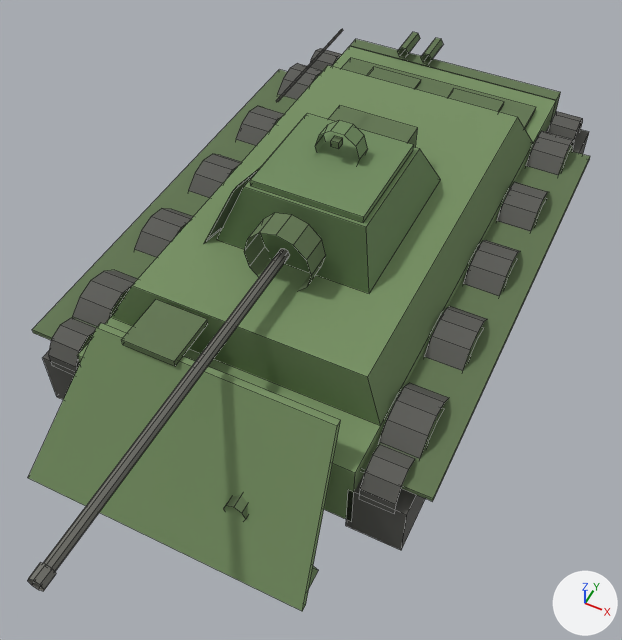
What one commit did to the OBJ model public/models/t34/t34.obj.
Rendered twice from a camera (50 mm lens) standing at (2.57, -6.04, 6.83) and looking at (0.18, -1.27, 0.86). The axes (+X, +Y, +Z) are drawn at lower right. The lights are the same throughout. The picture after the commit comes second. Mesh edges are drawn as thin lines. Where no turn or scale is listed for an object, it has been applied to the vertices. Vertices at exactly the same position are counted once.

The first picture shows 't34'.
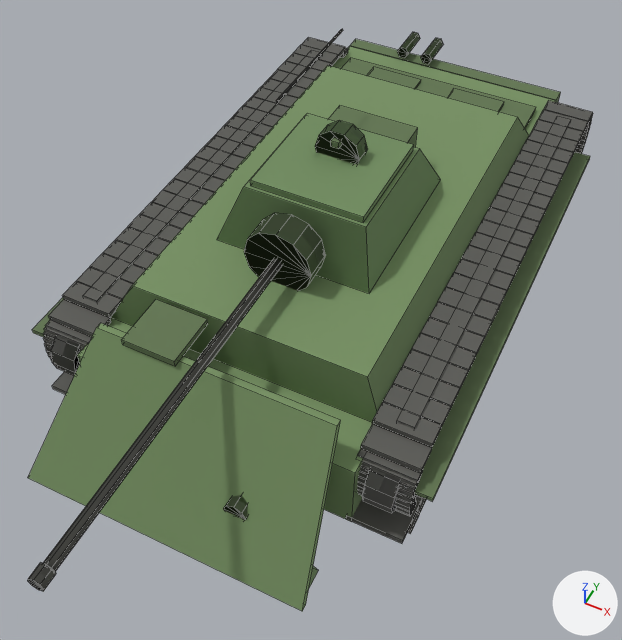
Boxes [x1, y1, x2, y2] around the edits, measured in the pictures (622 x 640 px):
't34', reshaped
    before: [27, 29, 590, 611]
    after: [27, 29, 593, 611]
part 1 of me_t34, added
    after: [52, 371, 74, 395]
part 2 of me_t34, rebuilt (not visible afterwards)
    before: [236, 106, 284, 146]
part 3 of me_t34, rebuilt (not visible afterwards)
    before: [135, 209, 193, 258]
part 4 of me_t34, rebuilt (not visible afterwards)
    before: [278, 63, 323, 100]
part 5 of me_t34, rebuilt (not visible afterwards)
    before: [188, 154, 241, 198]
part 6 of me_t34, rebuilt (not visible afterwards)
    before: [72, 270, 137, 327]
part 7 of me_t34, rebuilt (not visible afterwards)
    before: [310, 48, 342, 70]
part 8 of me_t34, rebuilt
    before: [48, 318, 96, 375]
    after: [51, 336, 80, 376]
part 9 of me_t34, built on
    before: [346, 112, 589, 550]
    after: [346, 100, 593, 544]
part 10 of me_t34, built on (mostly hidden before)
    before: [43, 75, 318, 400]
    after: [43, 37, 348, 354]

Diff of the bpy script that builds the scene:
```diff
--- a/public/models/t34/t34.obj.py
+++ b/public/models/t34/t34.obj.py
@@ mat_wheel_rubber @@
+mat_wheel_rubber = principled_material('wheel_rubber')
+mat_wheel_rubber.base_color = (0.08, 0.08, 0.07)  # dark grey #50504b
+mat_wheel_rubber.roughness = 0.878
@@ me_t34 @@
 # used by ob_t34; location = (0.0, 0.0, 0.0)
-me_t34.from_pydata(...)  # 1104 vertices, 596 faces; spans x -1.9..1.9, y -4.71..3.15, z 0.04..2.6
+me_t34.from_pydata(...)  # 2344 vertices, 2346 faces; spans x -1.9..1.9, y -4.71..3.15, z 0.04..2.6
+# me_t34 part 1: a new loose piece, a box spanning x -1.75..-1.25, y -2.757..-2.329, z 0.42..0.47, in mat_track_metal (dark grey #595955)
+# me_t34 part 2: the loose piece of 28 vertices spanning x -1.67..-1.33, y 0.51..1.33, z 0.38..1.22 is rebuilt with 32 vertices and now spans x -1.65..-1.35, y 0.5..1.34, z 0.38..1.22, in mat_wheel_rubber (dark grey #50504b)
+# me_t34 part 3: the loose piece of 28 vertices spanning x -1.67..-1.33, y -1.45..-0.63, z 0.38..1.22 is rebuilt with 32 vertices and now spans x -1.65..-1.35, y -1.46..-0.62, z 0.38..1.22, in mat_wheel_rubber (dark grey #50504b)
+# me_t34 part 4: the loose piece of 28 vertices spanning x -1.67..-1.33, y 1.49..2.31, z 0.38..1.22 is rebuilt with 32 vertices and now spans x -1.65..-1.35, y 1.48..2.32, z 0.38..1.22, in mat_wheel_rubber (dark grey #50504b)
+# me_t34 part 5: the loose piece of 28 vertices spanning x -1.67..-1.33, y -0.47..0.35, z 0.38..1.22 is rebuilt with 32 vertices and now spans x -1.65..-1.35, y -0.48..0.36, z 0.38..1.22, in mat_wheel_rubber (dark grey #50504b)
+# me_t34 part 6: the loose piece of 28 vertices spanning x -1.67..-1.33, y -2.43..-1.61, z 0.38..1.22 is rebuilt with 32 vertices and now spans x -1.65..-1.35, y -2.44..-1.6, z 0.38..1.22, in mat_wheel_rubber (dark grey #50504b)
+# me_t34 part 7: the loose piece of 20 vertices spanning x -1.65..-1.35, y 2.32..2.74, z 0.68..1.12 is rebuilt with 24 vertices and now spans x -1.62..-1.38, y 2.31..2.75, z 0.68..1.12
+# me_t34 part 8: the loose piece of 20 vertices spanning x -1.65..-1.35, y -2.76..-2.3, z 0.66..1.14 is rebuilt with 24 vertices and now spans x -1.62..-1.38, y -2.77..-2.29, z 0.66..1.14
+# me_t34 part 9: 388 vertices removed from x 1.25..1.75, y -2.76..2.75, z 0.29..1.22; 1012 vertices added at x 1.25..1.75, y -2.77..2.75, z 0.16..1.29
+# me_t34 part 10: 136 vertices removed from x -1.75..-0.58, y -2.75..2.75, z 0.29..1.99; 484 vertices added at x -1.75..-1.25, y -2.68..2.68, z 0.16..1.29
+# other edits to the shape of me_t34 do not show in these pictures
 me_t34.materials.append(mat_hull_green)
@@ me_t34 @@
 me_t34.materials.append(mat_track_metal)
+me_t34.materials.append(mat_wheel_rubber)  # dark grey #50504b
```
